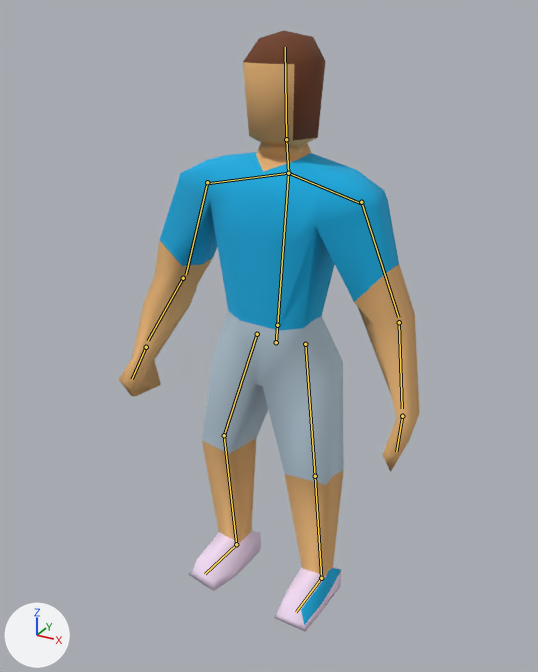
Renders of the Blender file blender/player.blend from each side of a commit.
One viewpoint serves both versions: a 50 mm camera at (0.909, -1.728, 1.681) aimed at (-0.023, -0.033, 0.834). The lights are fixed; the arrows at lower left show +X, +Y and +Z. The bones that bend it are drawn over the model as lines.
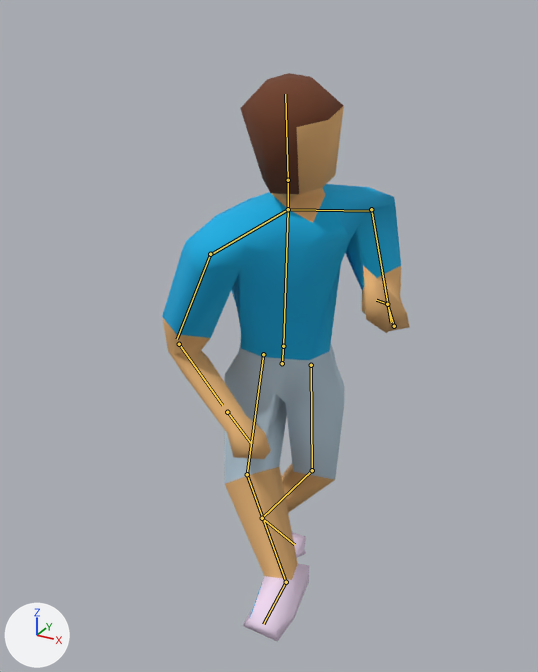
The newer file adds an action. The first version stands in its rest pose; the second is drawn at frame 10 of the action 'Walk Left'.

Where the change shows, as pixel boxes (x1, y1, x2, y2) in the pictures (538 x 672 px):
'Plane', posed (17% narrower): before (119, 31, 419, 632); after (162, 73, 410, 641)
bone 'Main Bone', root to tip: before (276, 342) to (277, 325); after (282, 363) to (283, 346)
bone 'Right Leg', root to tip: before (257, 334) to (224, 435); after (263, 354) to (247, 474)
bone 'Right Middle Foot', root to tip: before (224, 435) to (236, 544); after (247, 474) to (286, 582)
bone 'Right Foot', root to tip: before (236, 544) to (205, 574); after (286, 582) to (263, 624)
bone 'Left Leg', root to tip: before (305, 344) to (315, 476); after (311, 365) to (312, 470)
bone 'Left Middle Foot', root to tip: before (315, 476) to (321, 578); after (312, 470) to (262, 518)
bone 'Left Foot', root to tip: before (321, 578) to (296, 612); after (262, 518) to (294, 544)
bone 'Chest', root to tip: before (277, 325) to (288, 173); after (283, 346) to (288, 209)
bone 'Neck', root to tip: before (288, 173) to (286, 139); after (288, 209) to (288, 180)
bone 'Right Shoulder', root to tip: before (288, 173) to (207, 183); after (288, 209) to (210, 255)
bone 'Right Forearm', root to tip: before (207, 182) to (186, 274); after (210, 254) to (177, 339)
bone 'Right Arm', root to tip: before (183, 278) to (148, 340); after (179, 344) to (222, 405)
bone 'Left Shoulder', root to tip: before (288, 173) to (362, 204); after (288, 209) to (371, 211)
bone 'Left Forearm', root to tip: before (361, 202) to (398, 317); after (371, 209) to (391, 322)
bone 'Left Arm', root to tip: before (399, 322) to (402, 408); after (394, 326) to (388, 306)

What the commit changed:
Bone 'Main Bone' (bone_main_bone) moves from (0.0, 0.0, 0.0) to (0.019, -0.069, -0.032).
Bone 'Right Leg' (bone_right_leg) turns from (0, 0, 0) to (-24, 16, 30) degrees about its own x, y and z.
Bone 'Right Middle Foot' (bone_right_middle_foot) turns from (0, 0, 0) to (14, 1, -41) degrees about its own x, y and z.
Bone 'Right Foot' (bone_right_foot) turns from (0, 0, 0) to (4, -12, -5) degrees about its own x, y and z.
Bone 'Left Leg' (bone_left_leg) turns from (0, 0, 0) to (-14, -33, 24) degrees about its own x, y and z.
Bone 'Left Middle Foot' (bone_left_middle_foot) turns from (0, 0, 0) to (-17, 35, 0) degrees about its own x, y and z.
Bone 'Left Foot' (bone_left_foot) turns from (0, 0, 0) to (1, -8, 80) degrees about its own x, y and z.
Bone 'Chest' (bone_chest) turns from (0, 0, 0) to (-15, 32, -4) degrees about its own x, y and z.
Bone 'Neck' (bone_neck) turns from (0, 0, 0) to (0, 43, 0) degrees about its own x, y and z.
Bone 'Right Shoulder' (bone_right_shoulder) turns from (0, 0, 0) to (-2, -5, 26) degrees about its own x, y and z.
Bone 'Right Forearm' (bone_right_forearm) turns from (0, 0, 0) to (-6, -3, -10) degrees about its own x, y and z.
Bone 'Right Arm' (bone_right_arm) turns from (0, 0, 0) to (-23, -11, 49) degrees about its own x, y and z.
Bone 'Left Shoulder' (bone_left_shoulder) turns from (0, 0, 0) to (0, -5, 26) degrees about its own x, y and z.
Bone 'Left Forearm' (bone_left_forearm) turns from (0, 0, 0) to (-28, -9, -56) degrees about its own x, y and z.
Bone 'Left Arm' (bone_left_arm) turns from (0, 0, 0) to (-23, 12, -61) degrees about its own x, y and z.
